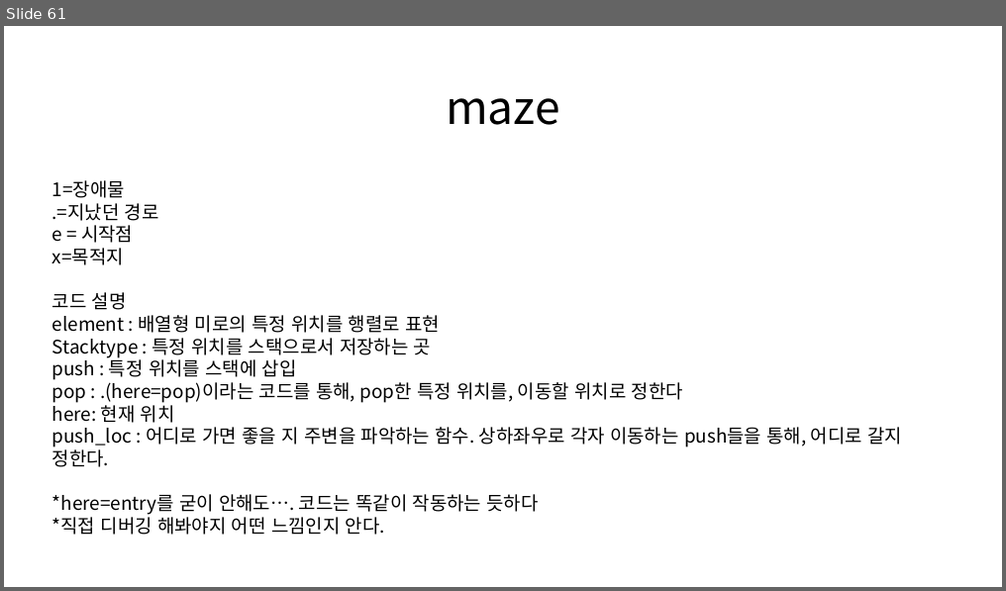
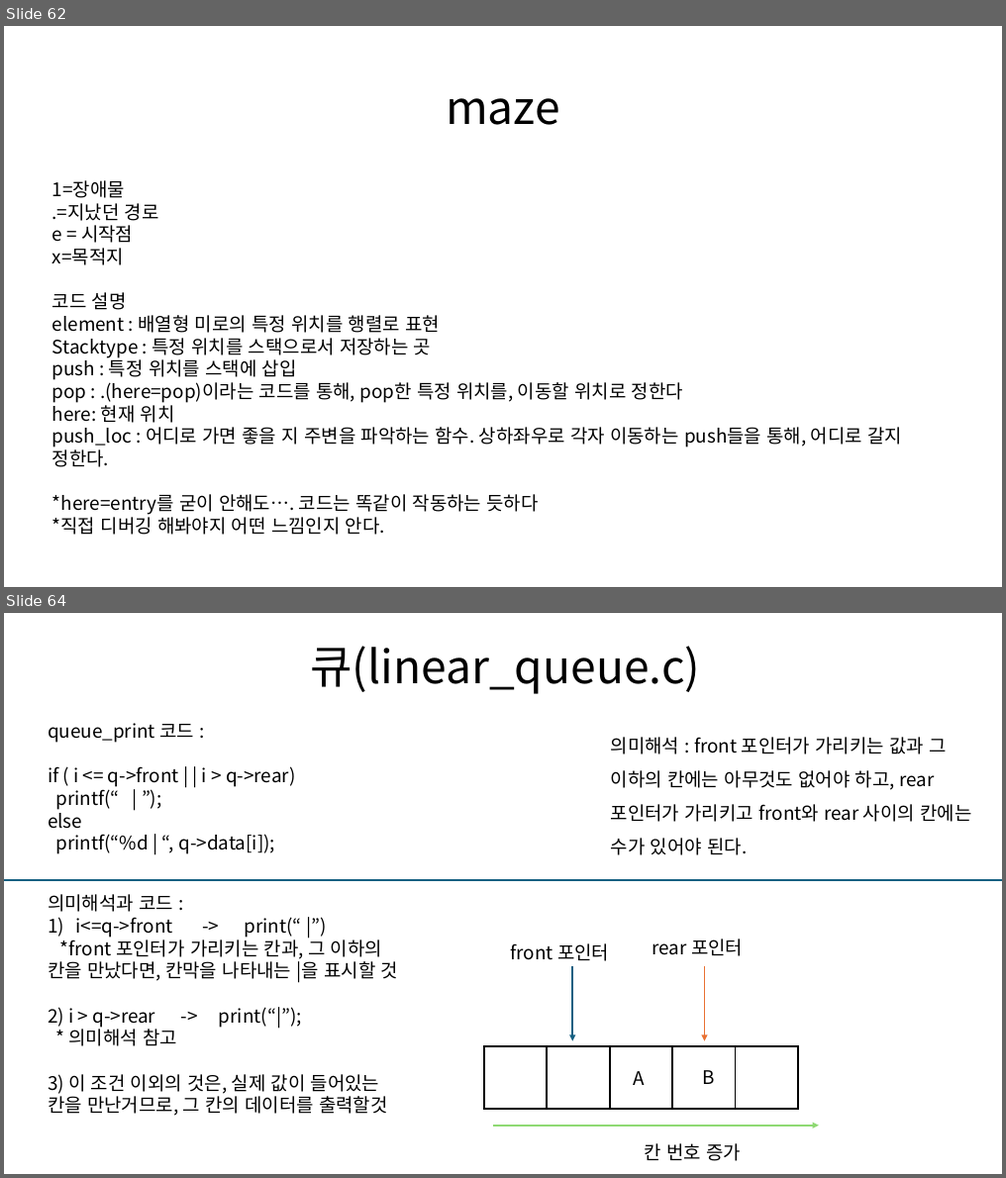
Before and after one commit to Seong221/College-Study-PPT, a slide deck: Data Structure_upload.pptx. Shown one above the other, each under a label of ours: slide 61 before the commit, slides 62 and 64 after it; the slides between them are not shown. The pictures are 1006x591 and 1006x1178 pixels, drawn with LibreOffice and Linux fonts; fonts in the diff are those of the drawing. Boxes give left, top, right and bottom in pixels: in the first picture for what was removed or moved away, otherwise in the second. Text is boxed around its words. In the diff, an @@ line names an element or a change of style, - is before the commit and + after.

Commit message:
Data struct and Crypto modified

```diff
--- a/Data Structure_upload.pptx
+++ b/Data Structure_upload.pptx
@@ slide 64 added at (4, 613, 1002, 1174), background #FFFFFF @@
@@ title added at (310, 646, 700, 694), 44 pt, text #000000 @@
+큐(linear_queue.c)
@@ text added at (48, 723, 295, 855), 18 pt, text #000000 @@
+queue_print 코드 :
+if ( i <= q->front | | i > q->rear)
+printf(“ | ”);
+else
+printf(“%d | “, q->data[i]);
@@ text added at (611, 737, 971, 856), 18 pt, text #000000 @@
+의미해석 : front 포인터가 가리키는 값과 그 이하의 칸에는 아무것도 없어야 하고, rear포인터가 가리키고 front와 rear 사이의 칸에는 수가 있어야 된다.
@@ line added from (4, 880) to (1002, 880), #156082 1.5 pt @@
@@ text added at (48, 894, 398, 1116), 18 pt, text #000000 @@
+의미해석과 코드 :
+1) i<=q->front -> print(“ |”)
+*front 포인터가 가리키는 칸과, 그 이하의 칸을 만났다면, 칸막을 나타내는 |을 표시할 것
+2) i > q->rear -> print(“|”);
+* 의미해석 참고
+3) 이 조건 이외의 것은, 실제 값이 들어있는 칸을 만난거므로, 그 칸의 데이터를 출력할것
@@ text added at (652, 939, 743, 957), 18 pt, text #000000 @@
+rear 포인터
@@ text added at (510, 944, 609, 961), 18 pt, text #000000 @@
+front 포인터
@@ arrow added from (573, 966) to (573, 1042), #156082 1.5 pt @@
@@ arrow added from (705, 966) to (705, 1042), #E97132 1 pt @@
@@ rectangle added at (484, 1047, 547, 1109), fill #FFFFFF, outline #000000 1.5 pt @@
@@ rectangle added at (547, 1047, 610, 1109), fill #FFFFFF, outline #000000 1.5 pt @@
@@ rectangle added at (611, 1047, 673, 1109), fill #FFFFFF, outline #000000 1.5 pt @@
@@ rectangle added at (672, 1047, 736, 1109), fill #FFFFFF, outline #000000 1.5 pt @@
@@ rectangle added at (736, 1047, 798, 1109), fill #FFFFFF, outline #000000 1.5 pt @@
@@ text added at (633, 1071, 644, 1085), 18 pt, text #000000 @@
+A
@@ text added at (702, 1070, 714, 1084), 18 pt, text #000000 @@
+B
@@ arrow added from (493, 1126) to (819, 1126), #8ED973 1.5 pt @@
@@ text added at (645, 1144, 741, 1161), 18 pt, text #000000 @@
+칸 번호 증가
@@ what was slide 61 is now slide 62 @@
```
Also in this commit, not shown: 1 slide changed, 12 other slides added, 1 slide removed, 1 other file.
